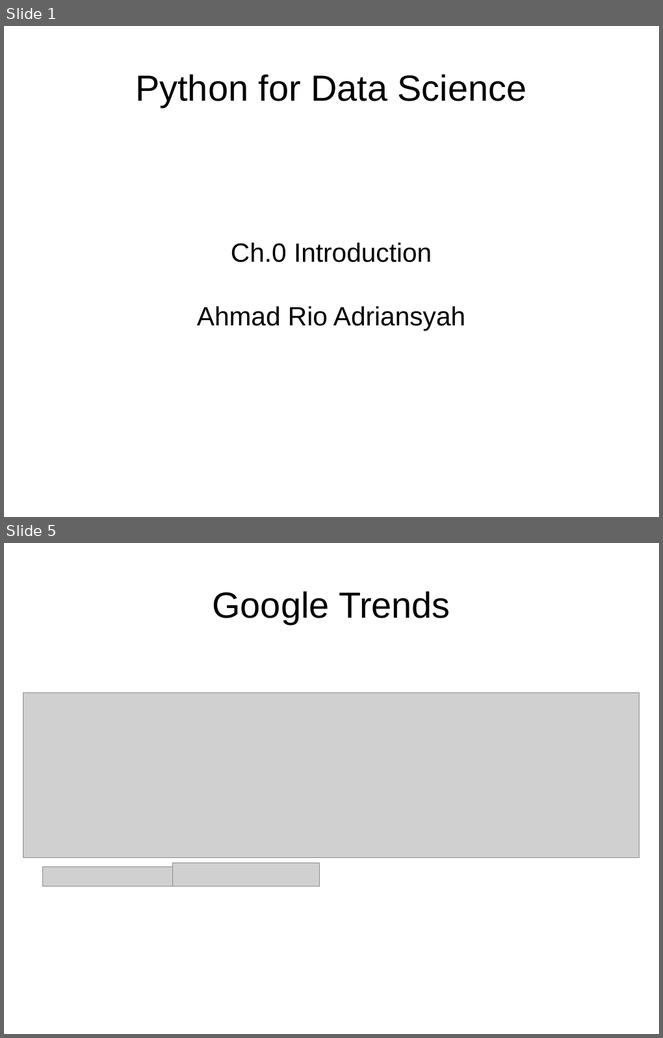
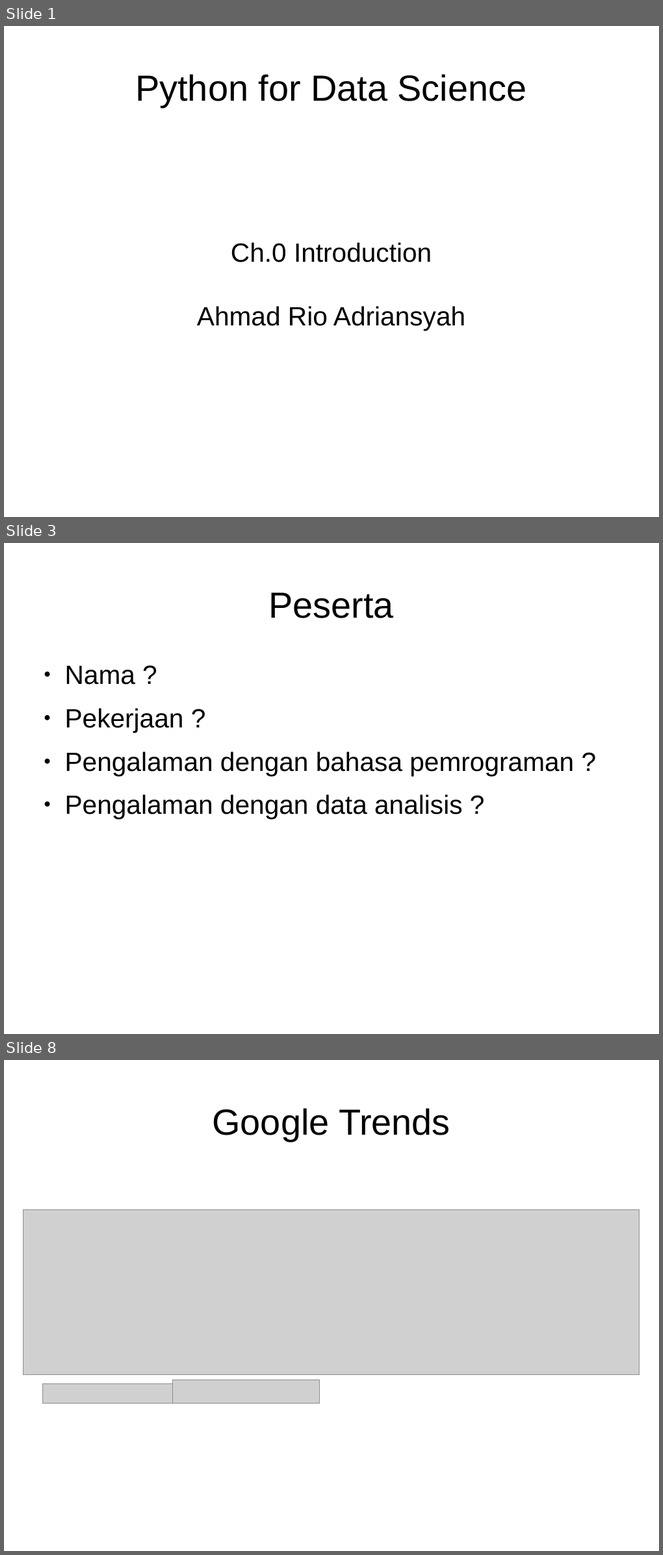
Before and after one commit to Arasy/SlidePythonDataScience, a slide deck: Ch0-Intro.odp. Shown one above the other, each under a label of ours: slides 1 and 5 before the commit, slides 1, 3 and 8 after it; the slides between them are not shown. The pictures are 663x1038 and 663x1555 pixels, drawn with LibreOffice and Linux fonts; fonts in the diff are those of the drawing; grey boxes stand for pictures. Boxes give left, top, right and bottom in pixels: in the first picture for what was removed or moved away, otherwise in the second. Text is boxed around its words. In the diff, an @@ line names an element or a change of style, - is before the commit and + after.

```diff
--- a/Ch0-Intro.odp
+++ b/Ch0-Intro.odp
@@ slide 3 added at <box>4,543,659,1034</box>, background #FFFFFF @@
@@ title added at <box>269,592,394,618</box>, 44 pt, text #000000 @@
+Peserta
@@ text added at <box>65,666,574,819</box>, 32 pt, text #000000 @@
+● Nama ?
+● Pekerjaan ?
+● Pengalaman dengan bahasa pemrograman ?
+● Pengalaman dengan data analisis ?
@@ what was slide 5 is now slide 8 @@
```
Also in this commit, not shown: 2 slides changed, 3 other slides added, 1 slide removed.
